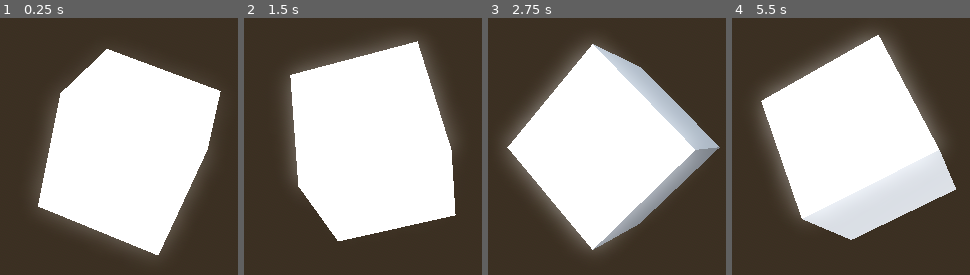
Above: before the commit, frames 1-4 (left to right).
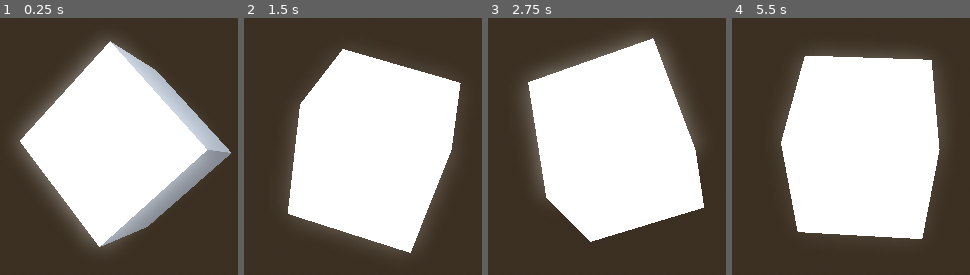
Above: after the commit, the same moments.

Repository: aldi-ms/002_MengerSpongeFractal
Game: Godot game, scene res://scenes/menger_sponge.tscn
Same seed, same stepped clock (60 frames per second), same inputs: the game is played once before the commit and once after it.
Inputs:
- Up to frame 1 (0.25 s): no input
- Up to frame 2 (1.5 s): no input
- Up to frame 3 (2.75 s): no input
- Up to frame 4 (5.5 s): no input

The runs differ from the first frame. In frame 1, 18% of the frame differs, in the area x 6-98%, y 8-93%; in frame 2, 12%; in frame 3, 19%; in frame 4, 20%, in the area x 10-95%, y 5-87%.

Commit message:
Clean up prev. gen_mesh

Diff:
--- a/scenes/menger_sponge.tscn
+++ b/scenes/menger_sponge.tscn
@@ -44,7 +44,7 @@
 fov = 55.5431
 
 [node name="Box" parent="." instance=ExtResource("1_qxv7d")]
-transform = Transform3D(0.729461, -0.329171, 0.600384, 0.600385, 0.729453, -0.329174, -0.329178, 0.600384, 0.72946, 0, 0, 0)
+transform = Transform3D(-0.147108, 0.173534, 0.974282, 0.974285, -0.147105, 0.17353, 0.173527, 0.974274, -0.147106, 0, 0, 0)
 mesh = SubResource("ArrayMesh_v74mh")
 skeleton = NodePath("../WorldEnvironment")
 surface_material_override/0 = SubResource("StandardMaterial3D_wahjj")
--- a/scripts/box.gd
+++ b/scripts/box.gd
@@ -4,94 +4,9 @@
 @export var update = false
 
 func _ready():
-	gen_mesh2()
+	gen_mesh()
 
 func gen_mesh():
-	var array_mesh := ArrayMesh.new()
-	var vertices := PackedVector3Array([
-		Vector3(0,0,0),
-		Vector3(1,0,0),
-		Vector3(1,0,1),
-		Vector3(0,0,1),
-
-		Vector3(0,1,0),
-		Vector3(1,1,0),
-		Vector3(1,1,1),
-		Vector3(0,1,1)
-	])
-	var indices := PackedInt32Array([
-		0, 2, 1,
-		0, 3, 2,
-
-		5, 6, 4,
-		4, 6, 7,
-
-		0, 4, 3,
-		3, 4, 7,
-
-		3, 7, 2,
-		2, 7, 6,
-
-		1, 2, 6,
-		6, 5, 1,
-
-		0, 1, 5,
-		5, 4, 0
-	])
-	var uvs := PackedVector2Array([
-		Vector2(0, 0),
-		Vector2(1, 0),
-		Vector2(1, 1),
-		Vector2(0, 1),
-
-		Vector2(0, 0),
-		Vector2(1, 0),
-		Vector2(1, 1),
-		Vector2(0, 1),
-	])
-
-	var face_normals := PackedVector3Array()
-	for i in range(0, indices.size(), 3):
-		var a = vertices[indices[i]]
-		var b = vertices[indices[i + 1]]
-		var c = vertices[indices[i + 2]]
-		var normal = (c - a).cross(b - a).normalized()
-		face_normals.append(normal)
-
-	var normals := PackedVector3Array()
-	for i in range(vertices.size()):
-		var normal_sum = Vector3.ZERO
-		var face_count = 0
-		for j in range(0, indices.size(), 3):
-			if indices[j] == i || indices[j+1] == i || indices[j+2] == i:
-				normal_sum += face_normals[floor(j / 3)]
-				face_count += 1
-		normals.append(normal_sum / 3)
-
-	var array = []
-	array.resize(Mesh.ARRAY_MAX)
-	array[Mesh.ARRAY_VERTEX] = vertices
-	array[Mesh.ARRAY_INDEX] = indices
-	array[Mesh.ARRAY_TEX_UV] = uvs
-	array[Mesh.ARRAY_NORMAL] = normals
-
-	array_mesh.add_surface_from_arrays(Mesh.PRIMITIVE_TRIANGLES, array)
-	mesh = array_mesh
-
-	#var surface_tool = SurfaceTool.new()
-	#surface_tool.begin(Mesh.PRIMITIVE_TRIANGLES)
-	#surface_tool.set_smooth_group(-1)
-	#for i in range(vertices.size()):
-		#surface_tool.set_uv(uvs[i])
-		#surface_tool.add_vertex(vertices[i])
-	#for i in indices:
-		#surface_tool.add_index(i)
-	#surface_tool.generate_normals()
-	#surface_tool.generate_tangents()
-	#array_mesh = surface_tool.commit()
-	#mesh = array_mesh
-
-func gen_mesh2():
 	var array_mesh := ArrayMesh.new()
 	var vertices := PackedVector3Array()
 	var indices := PackedInt32Array()
@@ -165,7 +80,7 @@
 
 func _process(delta):
 	if update:
-		gen_mesh2()
+		gen_mesh()
 		update = false
 
 	rotate(Vector3(0.1,0.1,0.1).normalized(), 0.01)
